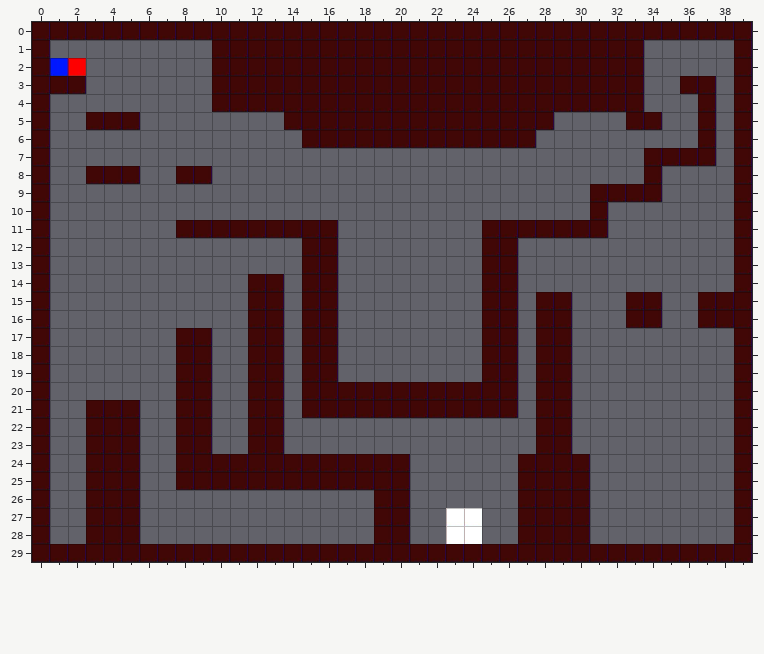
One commit to this Tiled map: levels/henry_level_1.tmx. Above, as it was before the edit.
Cells are 20x20 px. Shown: x 0..39, y 0..29.
Once edited:
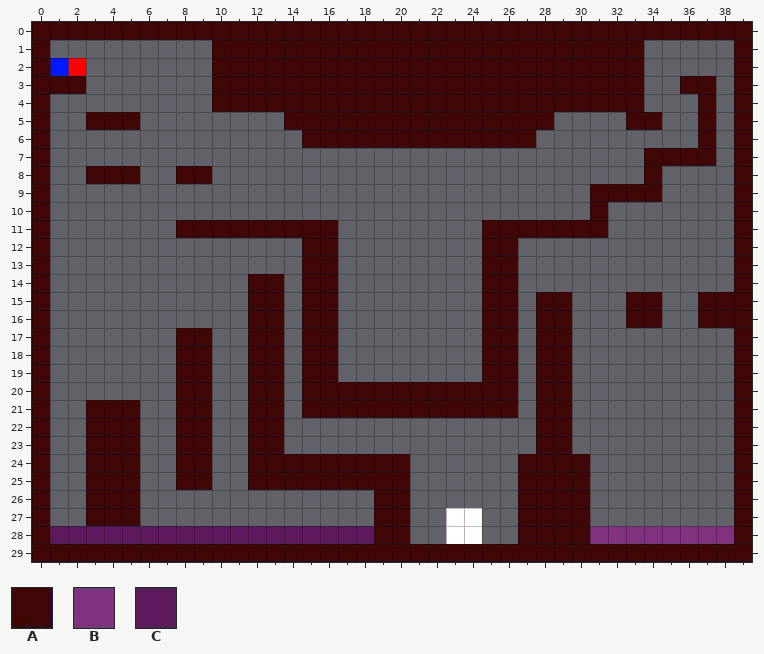
Key: from "tile_map_36_36": A 0, B 26, C 27.
_ is an empty cell, . an unchanged one.
The exact change:
--- layer "Tile Layer 1"
@@ x 10..11 @@
-24 AA
-25 AA
+24 __
+25 __
@@ x 1..38 @@
-28 __AAA_____________............________
+28 CCCCCCCCCCCCCCCCCC............BBBBBBBB
